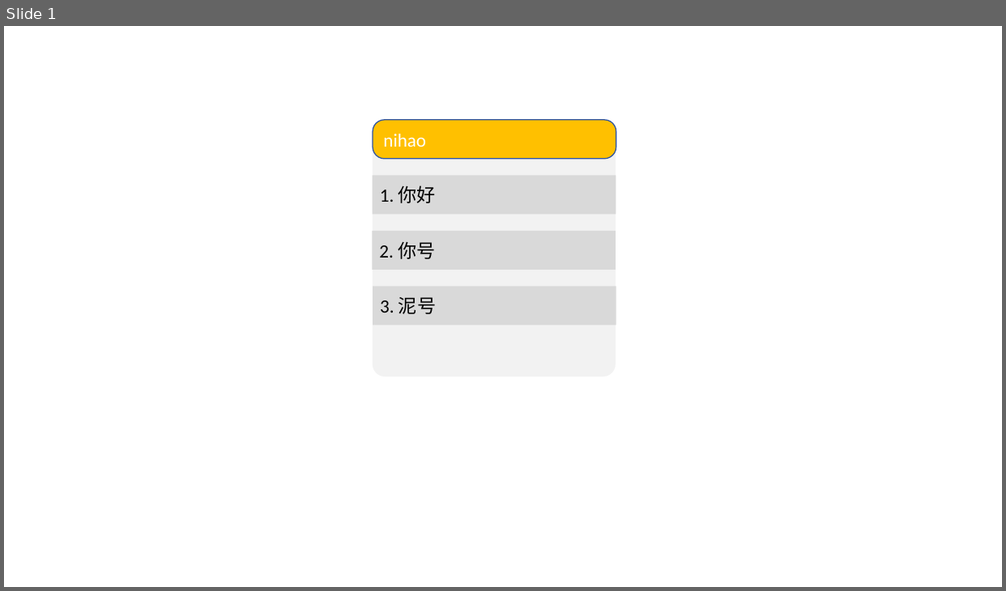
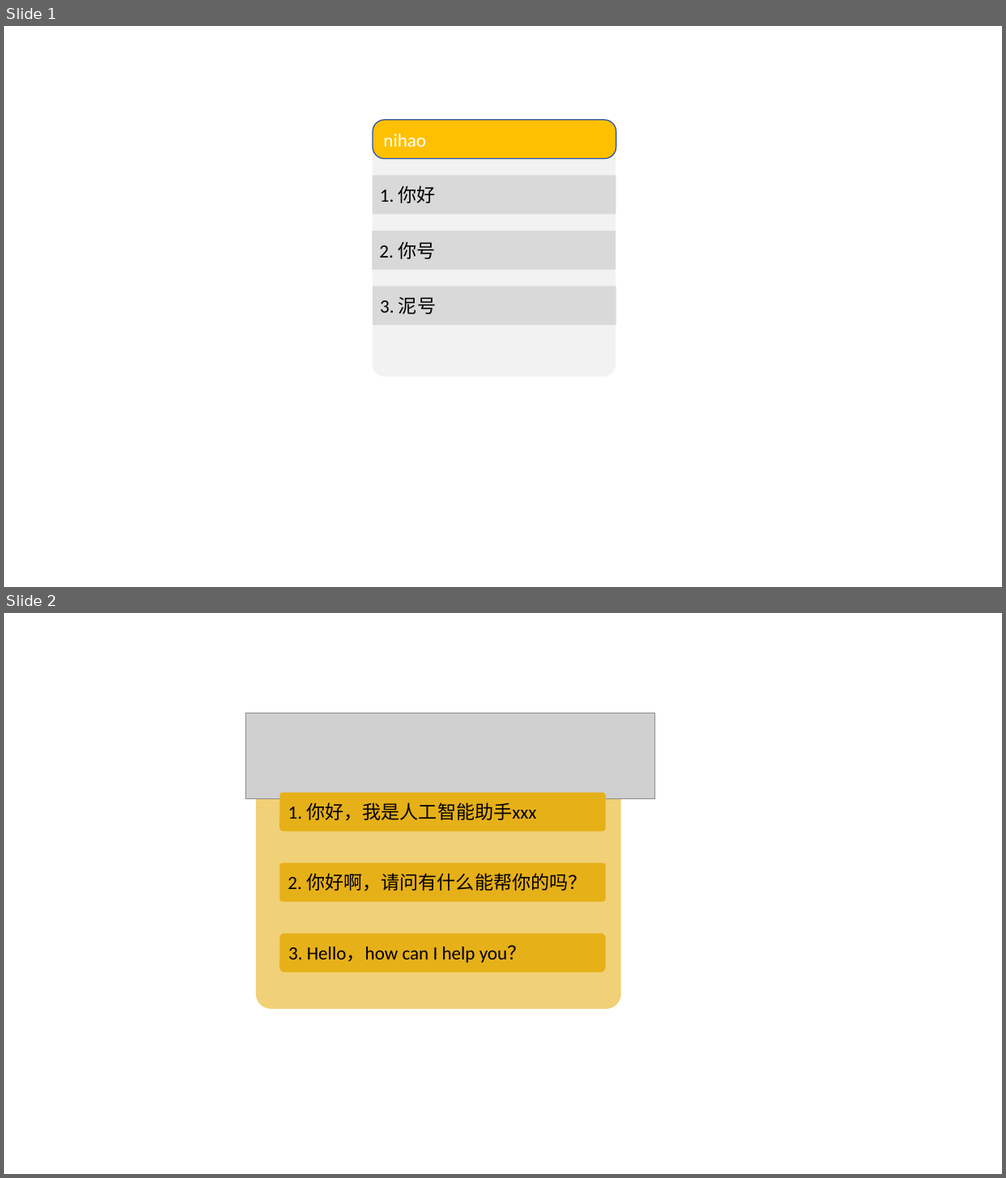
Before and after one commit to ShuxunoO/TabTab, a slide deck: assets/UI.pptx. Shown one above the other, each under a label of ours: slide 1 before the commit, slides 1 and 2 after it. The pictures are 1006x591 and 1006x1178 pixels, drawn with LibreOffice and Linux fonts; fonts in the diff are those of the drawing; grey boxes stand for pictures. Boxes give left, top, right and bottom in pixels: in the first picture for what was removed or moved away, otherwise in the second. Text is boxed around its words. In the diff, an @@ line names an element or a change of style, - is before the commit and + after.

```diff
--- a/assets/UI.pptx
+++ b/assets/UI.pptx
@@ slide 2 added at bbox=[4, 613, 1002, 1174], background #FFFFFF @@
@@ group added at bbox=[246, 713, 655, 1009]: 4 rounded rectangles, 1 picture @@
+1. 你好，我是人工智能助手xxx
+2. 你好啊，请问有什么能帮你的吗？
+3. Hello，how can I help you？
```
Also in this commit, not shown: 2 other files.
